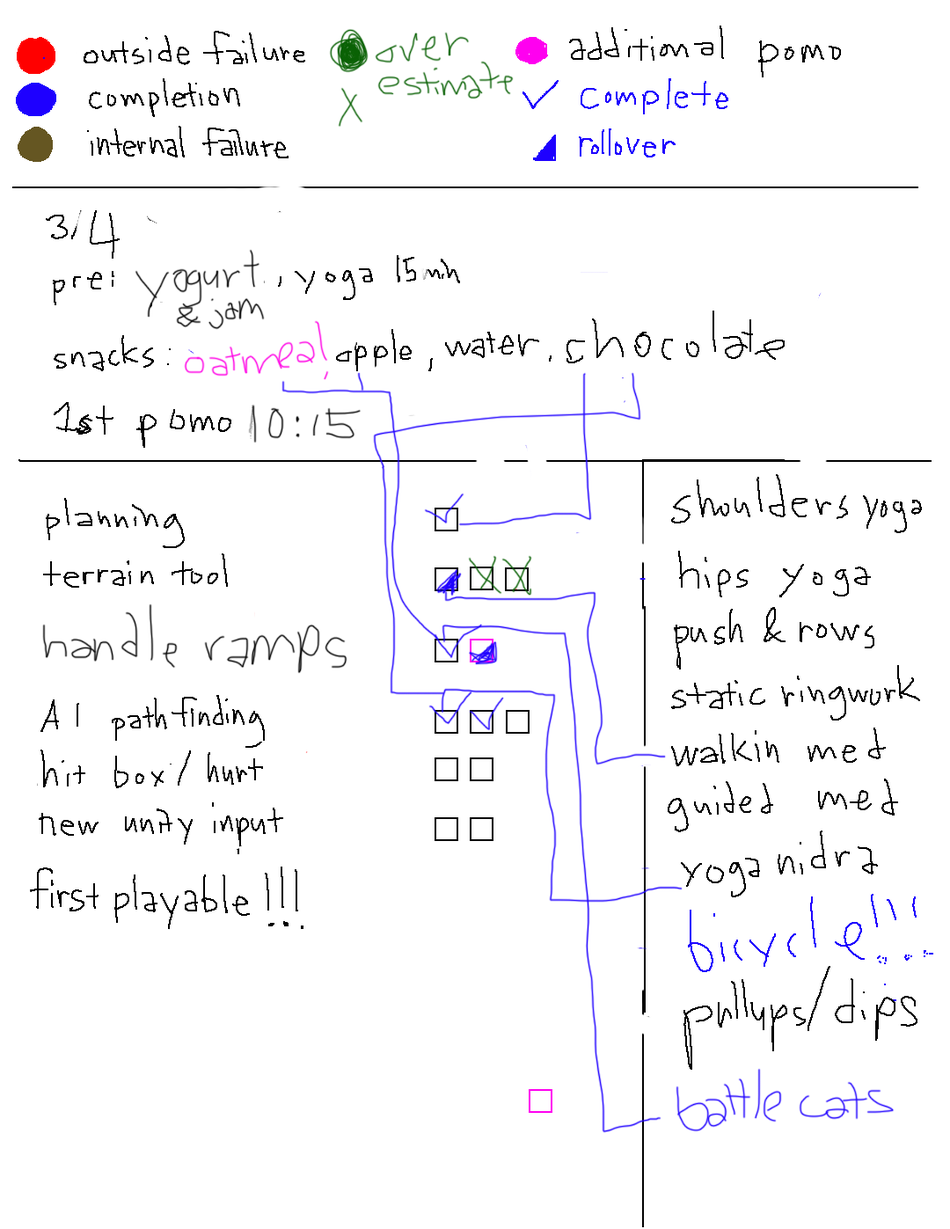
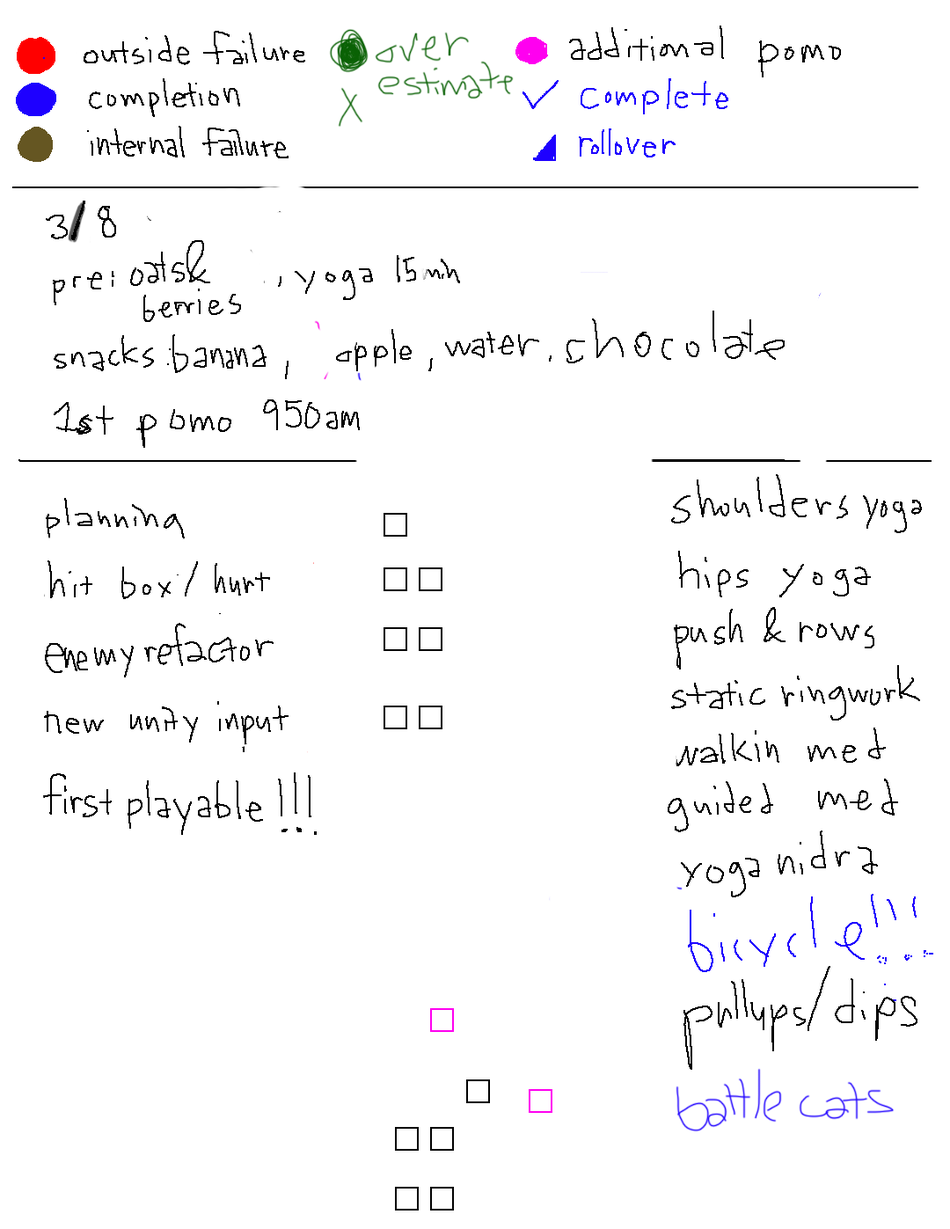
Revision of a layered 950x1229 image; what changed, layer by layer:
added group "3/6" with 19 layers above "3/5" over (29, 200, 680, 1211)
added group "pomodoro" (1st of 6, in "3/6") with 18 layers in group "3/6" over (29, 200, 680, 1211)
added layer "words" (1st of 6, in "3/6" › "pomodoro") in group "pomodoro" over (29, 200, 680, 1133)
added group "checkBoxes" (1st of 6, in "3/6" › "pomodoro") with 15 layers in group "pomodoro" over (383, 512, 553, 1211)
added layer "checkbox copy 22" (1st of 2, in "3/6" › "pomodoro" › "checkBoxes") in group "checkBoxes" over (418, 567, 443, 592)
added layer "checkbox copy 14" (1st of 5, in "3/6" › "pomodoro" › "checkBoxes") in group "checkBoxes" over (430, 1186, 454, 1211)
added layer "checkbox copy 16" (1st of 5, in "3/6" › "pomodoro" › "checkBoxes") in group "checkBoxes" over (395, 1186, 419, 1211)
added layer "checkbox copy 20" (1st of 4, in "3/6" › "pomodoro" › "checkBoxes") in group "checkBoxes" over (418, 627, 443, 652)
added layer "checkbox copy 13" (1st of 5, in "3/6" › "pomodoro" › "checkBoxes") in group "checkBoxes" over (430, 1126, 454, 1151)
added layer "checkbox copy 12" (1st of 5, in "3/6" › "pomodoro" › "checkBoxes") in group "checkBoxes" over (466, 1079, 491, 1104)
added layer "checkbox copy 11" (1st of 5, in "3/6" › "pomodoro" › "checkBoxes") in group "checkBoxes" over (418, 705, 443, 730)
added layer "checkbox copy 9" (1st of 5, in "3/6" › "pomodoro" › "checkBoxes") in group "checkBoxes" over (383, 705, 408, 730)
added layer "checkbox copy 8" (1st of 5, in "3/6" › "pomodoro" › "checkBoxes") in group "checkBoxes" over (383, 567, 408, 592)
added layer "checkbox copy 18" (1st of 4, in "3/6" › "pomodoro" › "checkBoxes") in group "checkBoxes" over (383, 627, 408, 652)
added layer "checkbox" (1st of 6, in "3/6" › "pomodoro" › "checkBoxes") in group "checkBoxes" over (383, 512, 408, 537)
hid group "3/5" (19 layers) over (29, 200, 680, 1228)
…and 2 more changes (2 added)
